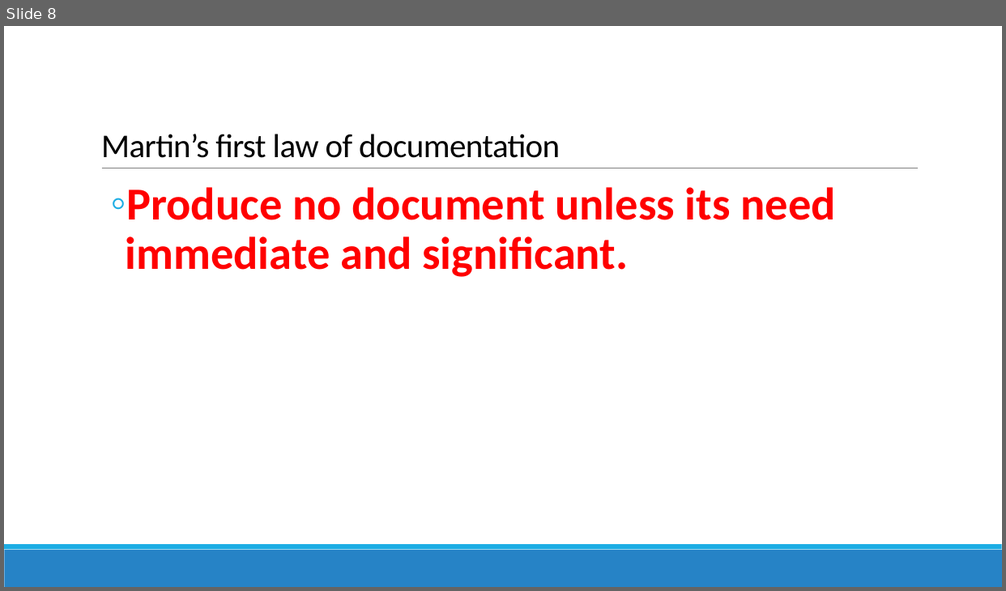
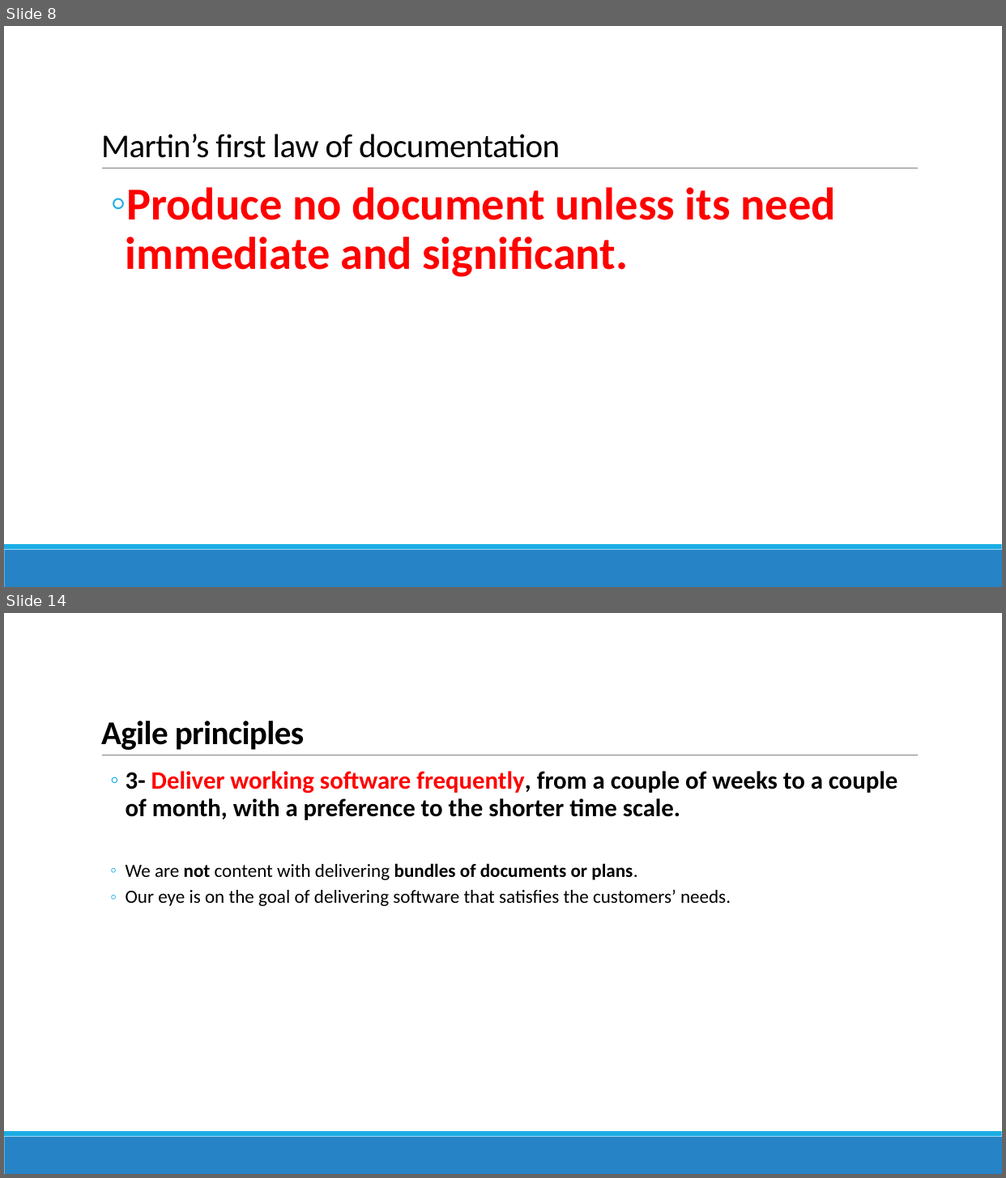
Before and after one commit to reza-arjmandi/Agile-Software-Development-Course, a slide deck: Agile Development.pptx. Shown one above the other, each under a label of ours: slide 8 before the commit, slides 8 and 14 after it; the slides between them are not shown. The pictures are 1006x591 and 1006x1178 pixels, drawn with LibreOffice and Linux fonts; fonts in the diff are those of the drawing. Boxes give left, top, right and bottom in pixels: in the first picture for what was removed or moved away, otherwise in the second. Text is boxed around its words. In the diff, an @@ line names an element or a change of style, - is before the commit and + after.

Commit message:
update Agile Development ppt file

```diff
--- a/Agile Development.pptx
+++ b/Agile Development.pptx
@@ slide 14 added at bbox=[4, 613, 1002, 1174], background #FFFFFF; not listed: 3 template elements that a slide beside it also shows @@
@@ title added at bbox=[101, 721, 304, 750], 32 pt, text #000000, bold @@
+Agile principles
@@ text added at bbox=[126, 771, 897, 906], 18 pt, text #000000, bold @@
+  ◦ 3- Deliver working software frequently, from a couple of weeks to a couple of month, with a preference to the shorter time scale.
+  ◦ We are not content with delivering bundles of documents or plans.
+  ◦ Our eye is on the goal of delivering software that satisfies the customers’ needs.
```
Also in this commit, not shown: 14 other slides added.
